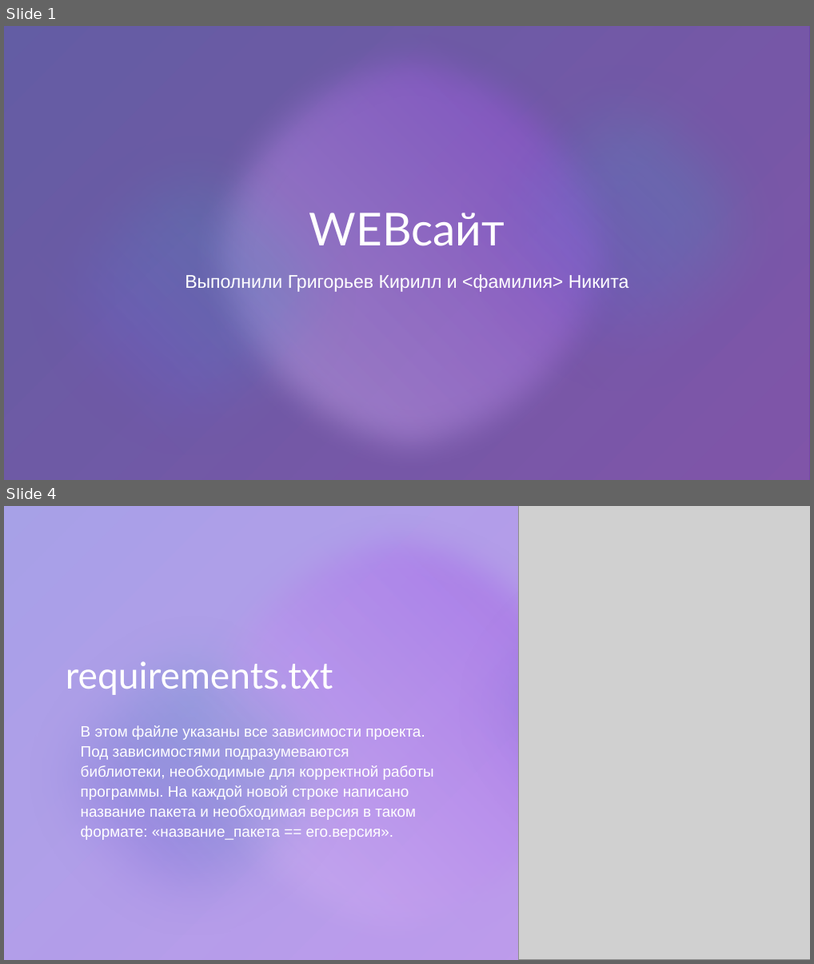
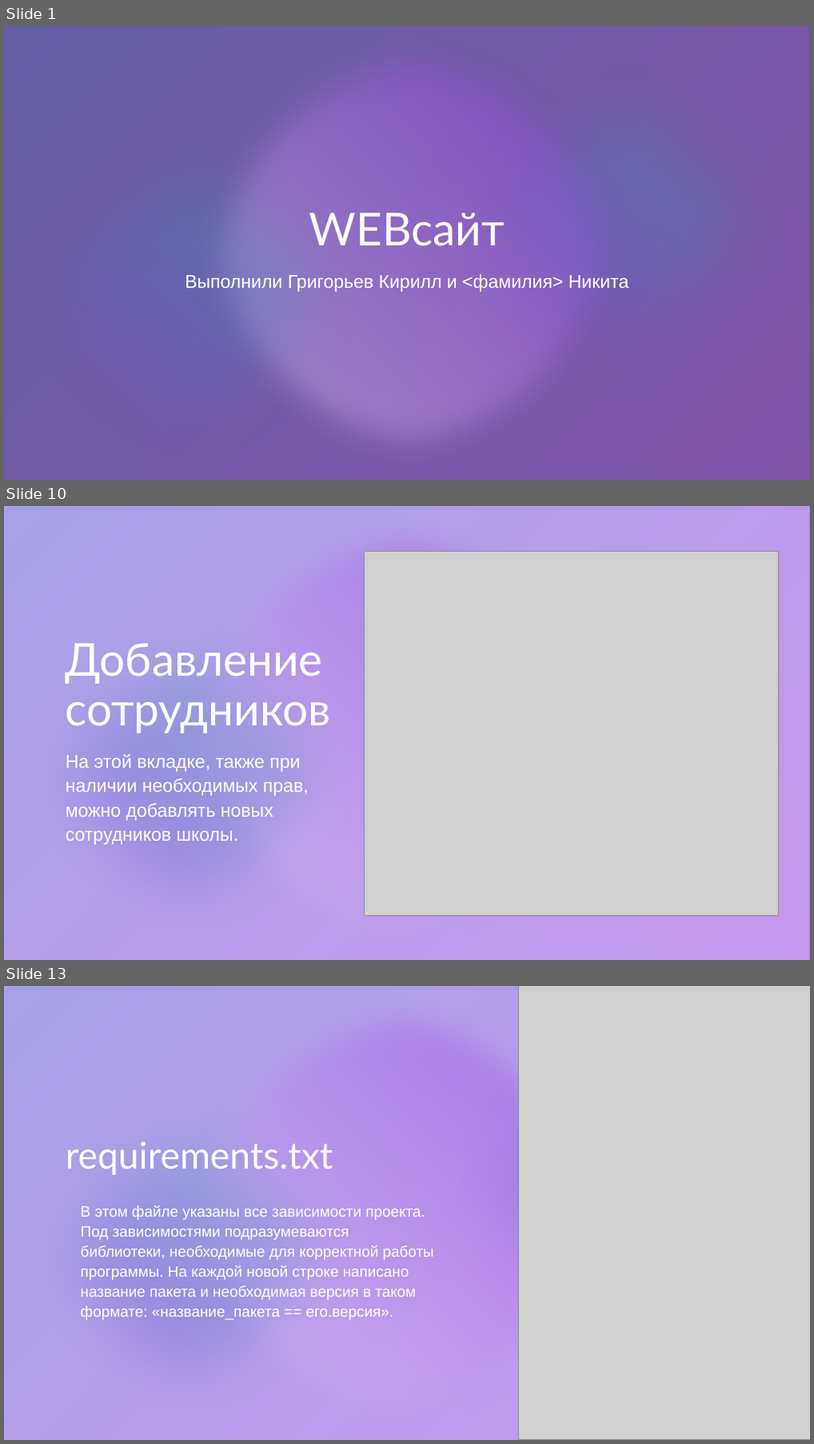
Before and after one commit to NeMolliriK/web-site, a slide deck: files/Презентация.pptx. Shown one above the other, each under a label of ours: slides 1 and 4 before the commit, slides 1, 10 and 13 after it; the slides between them are not shown. The pictures are 814x964 and 814x1444 pixels, drawn with LibreOffice and Linux fonts; fonts in the diff are those of the drawing; grey boxes stand for pictures; background and template pictures are left out; a plain dark background stands for a picture behind light text. Boxes give left, top, right and bottom in pixels: in the first picture for what was removed or moved away, otherwise in the second. Text is boxed around its words. In the diff, an @@ line names an element or a change of style, - is before the commit and + after.

```diff
--- a/files/Презентация.pptx
+++ b/files/Презентация.pptx
@@ slide 10 added at (4,506,810,960), background #FFFFFF; not listed: 1 template element that a slide beside it also shows @@
@@ frame added at (4,506,810,960), fill gradient #4F41D5 to #8A30E0 @@
@@ rectangle added at (4,506,810,960), fill #FFFFFF @@
@@ rectangle added at (4,506,810,960), fill gradient #4F41D5 to #8A30E0 @@
@@ rectangle added at (4,506,810,960), fill #F2F3F0 at 20% opacity @@
@@ ellipse added at (172,506,626,960), fill gradient #E8D6F9 to #8A30E0 @@
@@ ellipse added at (430,518,810,900), fill gradient #8A30E0 to #2AC2AB @@
@@ picture added at (365,552,779,915) @@
@@ ellipse added at (4,590,384,960), fill gradient #8A30E0 to #2AC2AB @@
@@ title added at (66,643,331,733), 54 pt, text #FFFFFF @@
+Добавление сотрудников
@@ text added at (66,754,309,844), 22 pt, text #FFFFFF @@
+На этой вкладке, также при наличии необходимых прав, можно добавлять новых сотрудников школы.
@@ what was slide 4 is now slide 13 @@
```
Also in this commit, not shown: 1 slide changed, 10 other slides added, 2 slides removed, 1 other file.
